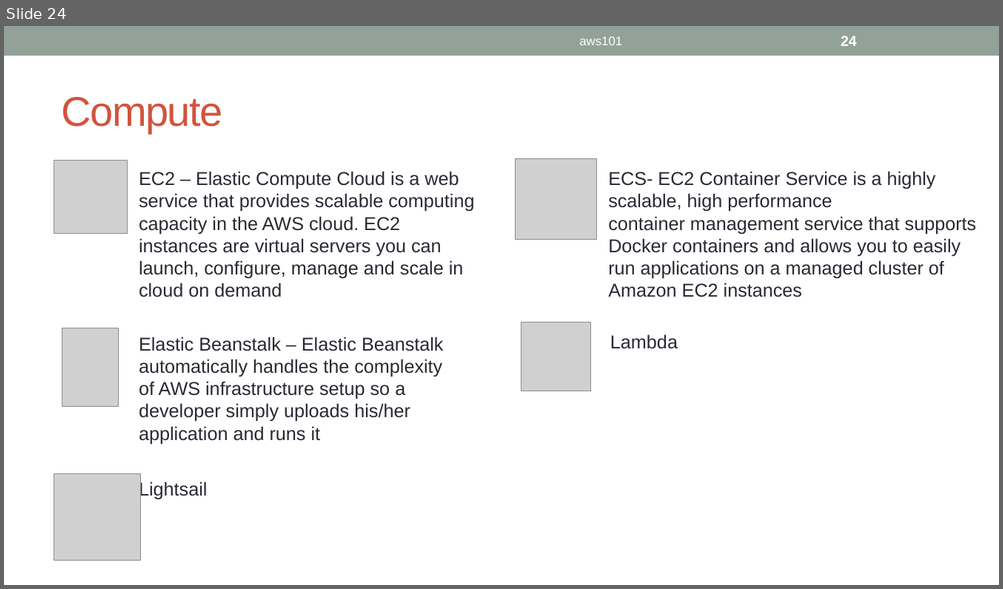
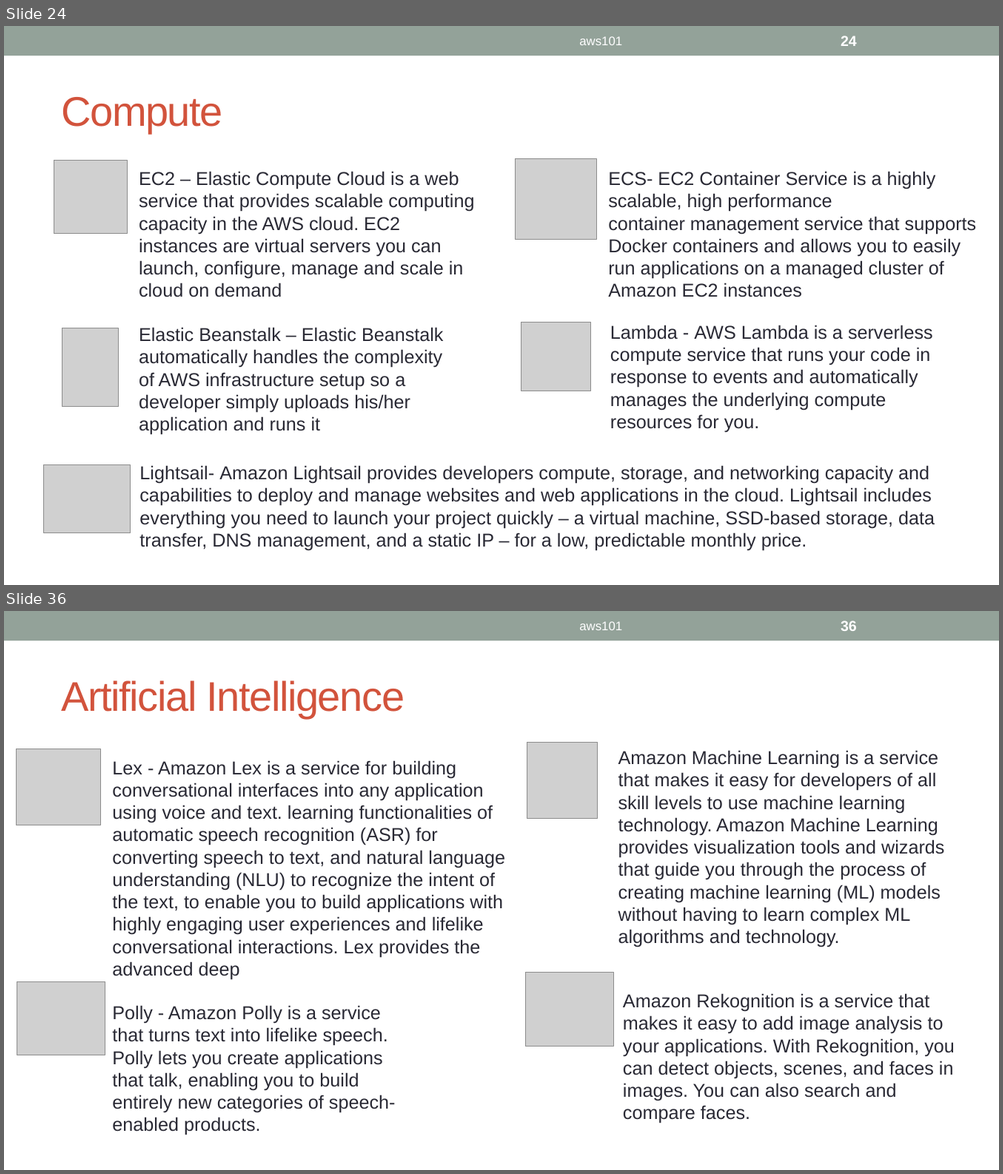
Before and after one commit to ignis01/aws101, a slide deck: aws101.pptx. Shown one above the other, each under a label of ours: slide 24 before the commit, slides 24 and 36 after it; the slides between them are not shown. The pictures are 1003x589 and 1003x1174 pixels, drawn with LibreOffice and Linux fonts; fonts in the diff are those of the drawing; grey boxes stand for pictures. Boxes give left, top, right and bottom in pixels: in the first picture for what was removed or moved away, otherwise in the second. Text is boxed around its words. In the diff, an @@ line names an element or a change of style, - is before the commit and + after.

```diff
--- a/aws101.pptx
+++ b/aws101.pptx
@@ slide 36 added at (x1=4, y1=611, x2=999, y2=1170), background #FFFFFF; not listed: 1 template element that a slide beside it also shows @@
@@ text added at (x1=579, y1=621, x2=622, y2=630), 12 pt, text #FFFFFF @@
+aws101
@@ page number added at (x1=840, y1=621, x2=856, y2=631), 14 pt, text #FFFFFF, bold @@
+36
@@ title added at (x1=61, y1=681, x2=404, y2=718), 40 pt, text #D2533C @@
+Artificial Intelligence
@@ picture added at (x1=527, y1=742, x2=598, y2=818) @@
@@ picture added at (x1=17, y1=749, x2=101, y2=825) @@
@@ text added at (x1=112, y1=760, x2=505, y2=980), 18 pt, text #292934 @@
+Lex - Amazon Lex is a service for building conversational interfaces into any application using voice and text. learning functionalities of automatic speech recognition (ASR) for converting speech to text, and natural language understanding (NLU) to recognize the intent of the text, to enable you to build applications with highly engaging user experiences and lifelike conversational interactions. Lex provides the advanced deep
@@ text added at (x1=618, y1=750, x2=944, y2=948), 18 pt, text #292934 @@
+Amazon Machine Learning is a service that makes it easy for developers of all skill levels to use machine learning technology. Amazon Machine Learning provides visualization tools and wizards that guide you through the process of creating machine learning (ML) models without having to learn complex ML algorithms and technology.
@@ picture added at (x1=17, y1=982, x2=105, y2=1055) @@
@@ picture added at (x1=526, y1=973, x2=614, y2=1047) @@
@@ text added at (x1=112, y1=1005, x2=395, y2=1136), 18 pt, text #292934 @@
+Polly - Amazon Polly is a service that turns text into lifelike speech. Polly lets you create applications that talk, enabling you to build entirely new categories of speech-enabled products.
@@ text added at (x1=623, y1=994, x2=954, y2=1124), 18 pt, text #292934 @@
+Amazon Rekognition is a service that makes it easy to add image analysis to your applications. With Rekognition, you can detect objects, scenes, and faces in images. You can also search and compare faces.
@@ slide 24 changed as well @@
@@ text "Elastic Beanstalk – Elastic Beanstalk ..." moved from (x1=139, y1=337, x2=444, y2=444) to (x1=139, y1=327, x2=444, y2=435) @@
@@ text at (x1=610, y1=325, x2=933, y2=433): text changed @@
-Lambda
+Lambda - AWS Lambda is a serverless compute service that runs your code in response to events and automatically manages the underlying compute resources for you.
@@ picture resized from (x1=54, y1=474, x2=141, y2=561) to (x1=43, y1=466, x2=130, y2=534) @@
@@ text added at (x1=139, y1=466, x2=934, y2=551), 18 pt, text #292934 @@
+Lightsail- Amazon Lightsail provides developers compute, storage, and networking capacity and capabilities to deploy and manage websites and web applications in the cloud. Lightsail includes everything you need to launch your project quickly – a virtual machine, SSD-based storage, data transfer, DNS management, and a static IP – for a low, predictable monthly price.
@@ text removed at (x1=139, y1=481, x2=207, y2=500) @@
-Lightsail
```
Also in this commit, not shown: 1 other slide changed, 12 other slides added.
